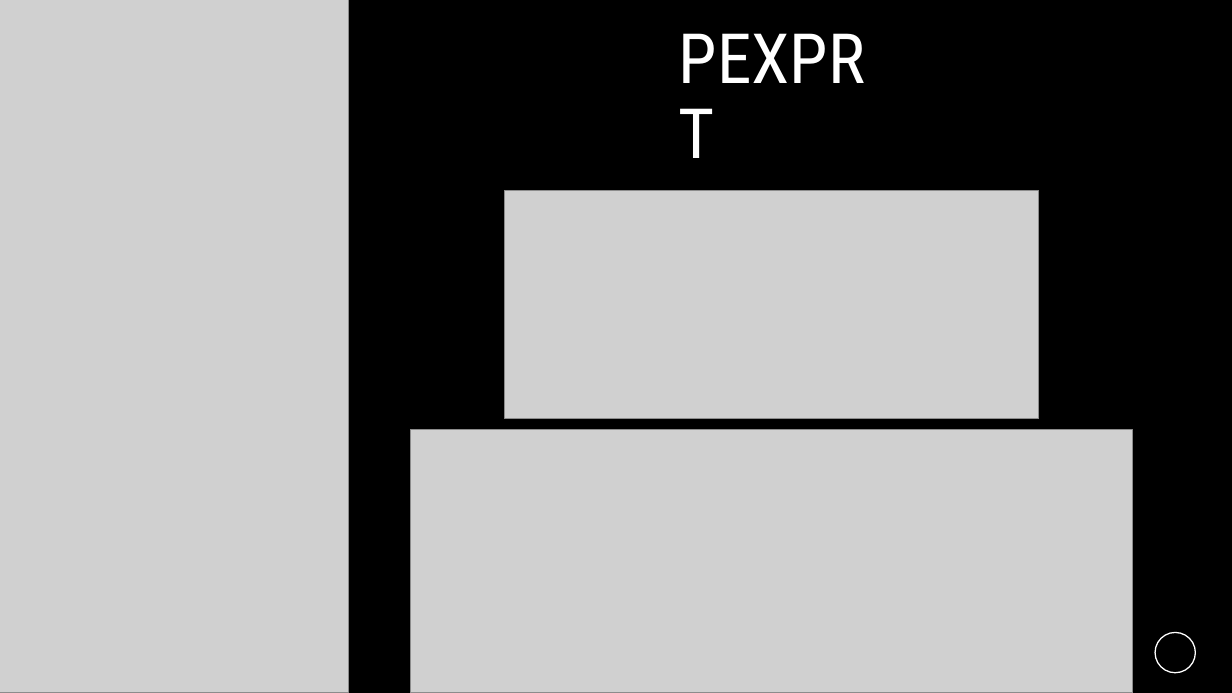
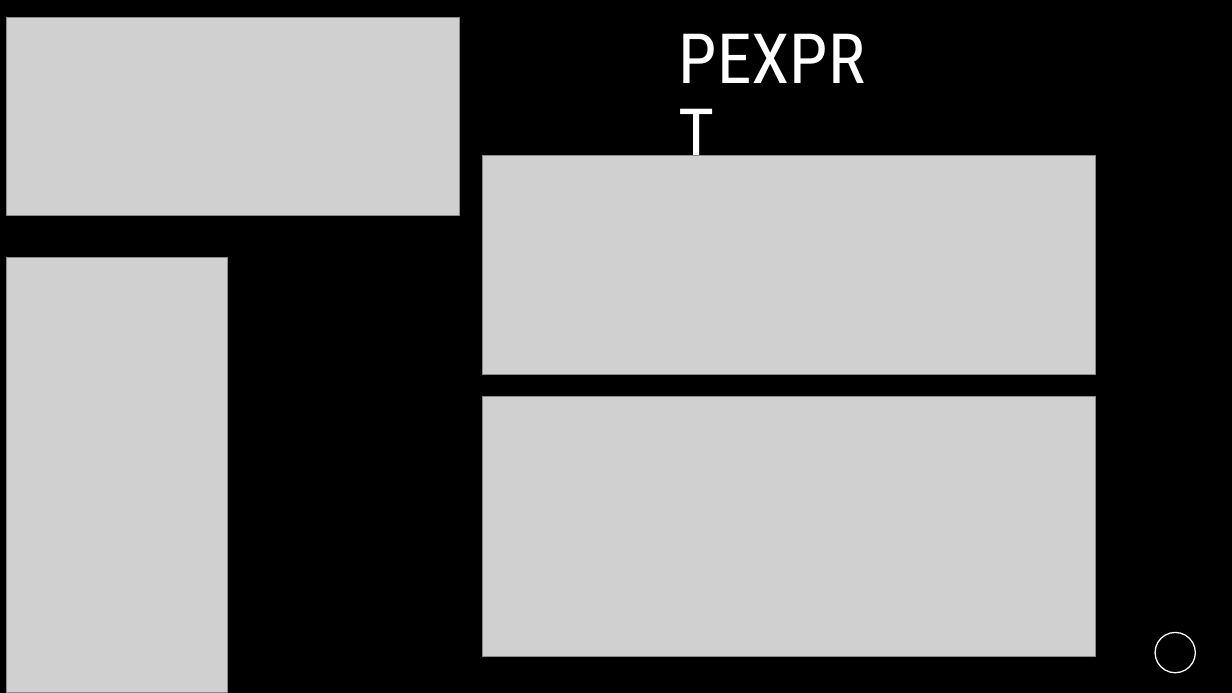
Before and after one commit to sadikakyar/EE464-SP2-Hardware-Project, a slide deck: slide 7 of sunum.pptx. Drawn at 1232x693 pixels with LibreOffice and Linux fonts; fonts in the diff are those of the drawing; grey boxes stand for pictures; background and template pictures are left out. Boxes give left, top, right and bottom in pixels: in the first picture for what was removed or moved away, otherwise in the second. Text is boxed around its words. In the diff, an @@ line names an element or a change of style, - is before the commit and + after.

```diff
--- a/sunum.pptx
+++ b/sunum.pptx
@@ picture removed at [0,0,348,693] @@
@@ picture added at [6,18,459,215] @@
@@ picture: place and size @@
-picture at [505,190,1039,419]
+picture at [482,155,1096,374]
@@ picture added at [6,258,227,693] @@
@@ picture: place and size @@
-picture at [410,430,1133,693]
+picture at [482,396,1096,657]
```
Also in this commit, not shown: 1 other slide changed, 2 slides added.
